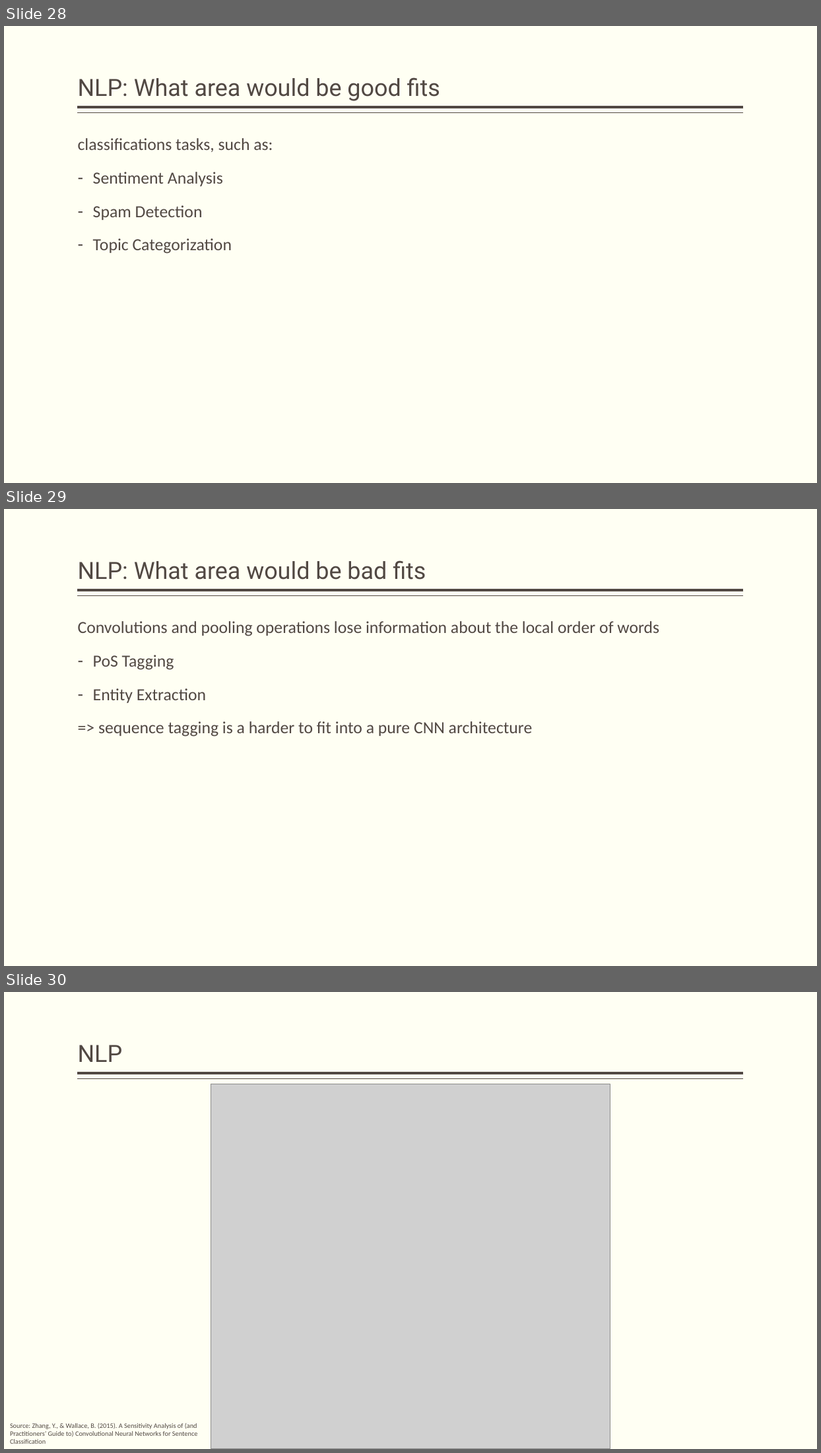
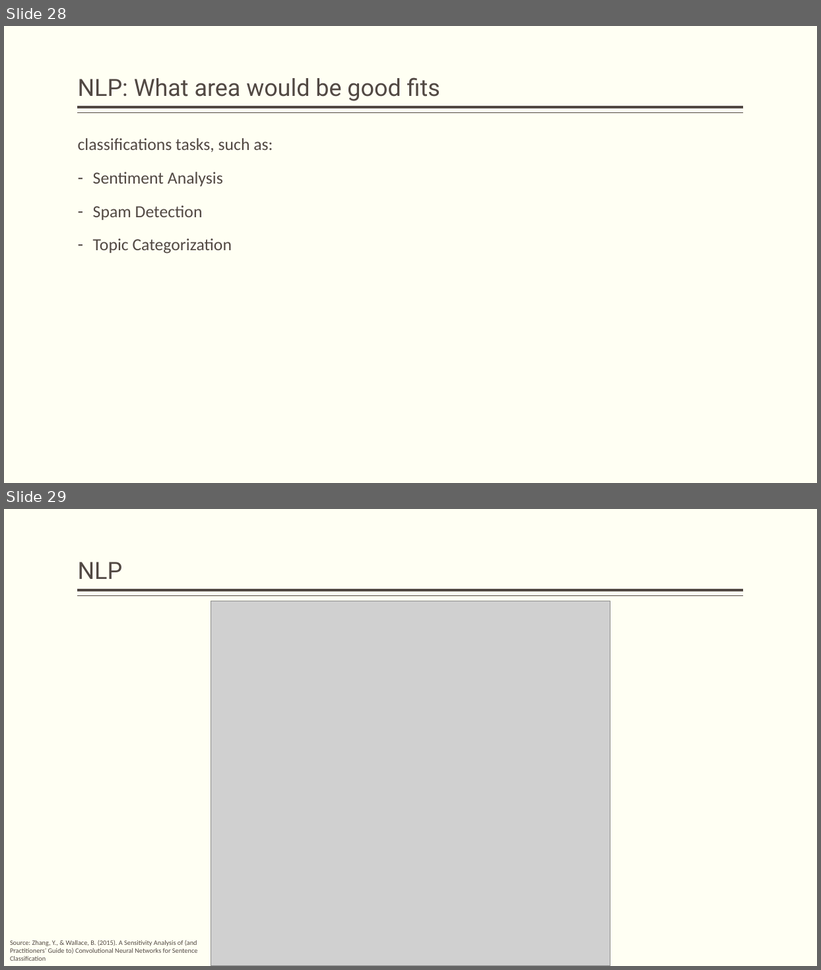
Before and after one commit to cla2018/cla2018.github.io, a slide deck: cnn.pptx. Shown one above the other, each under a label of ours: slides 28, 29 and 30 before the commit, slides 28 and 29 after it. The pictures are 821x1453 and 821x970 pixels, drawn with LibreOffice and Linux fonts; fonts in the diff are those of the drawing; grey boxes stand for pictures. Boxes give left, top, right and bottom in pixels: in the first picture for what was removed or moved away, otherwise in the second. Text is boxed around its words. In the diff, an @@ line names an element or a change of style, - is before the commit and + after.

```diff
--- a/cnn.pptx
+++ b/cnn.pptx
@@ slide 29 removed at [4,509,817,966], background #FFFFF3; not listed: 2 template elements that a slide beside it also shows @@
@@ title removed at [78,560,426,580] @@
-NLP: What area would be bad fits
@@ text removed at [78,621,659,737] @@
-Convolutions and pooling operations lose information about the local order of words
-– PoS Tagging
-– Entity Extraction
-=> sequence tagging is a harder to fit into a pure CNN architecture
@@ what was slide 30 is now slide 29 @@
```
Also in this commit, not shown: 1 other file.
